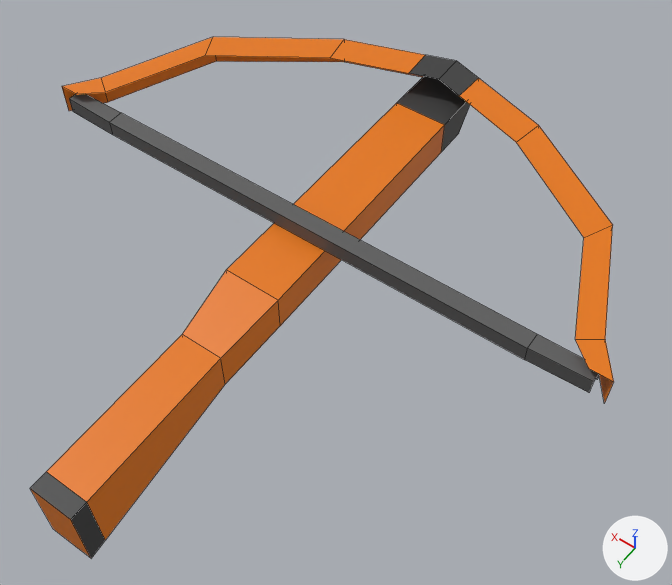
An edit to the OBJ model scenes/equipment/weapons/crossbow/crossbow.obj, drawn before and after from the same camera.
The view is the same before and after, from a 50 mm camera at (-0.229, 0.259, 0.407) aimed at (-0.029, -0.021, -0.033). Every picture has the same lights, and +X, +Y and +Z are marked at lower right. The first picture is the older version. Mesh edges are drawn as thin lines. Where no turn or scale is listed for an object, it has been applied to the vertices.

Names of what the first picture shows: 'crossbow'.
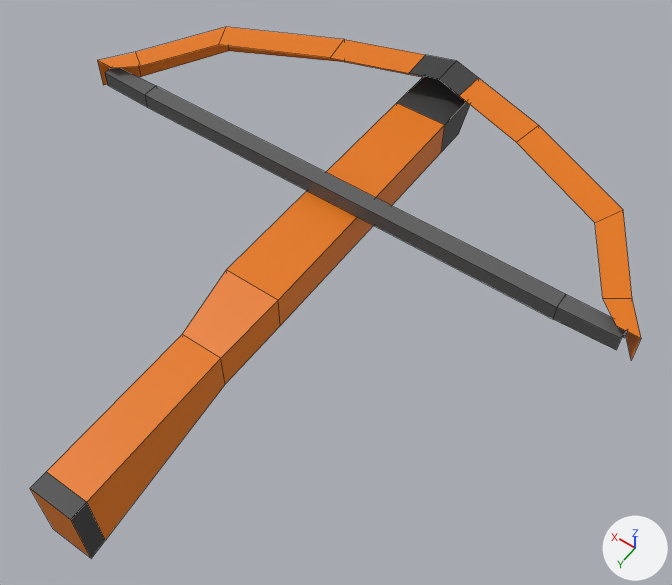
Where the change shows, as pixel boxes (x1, y1, x2, y2) in the pictures (672 x 585 px; the box of a moved part takes in the faces that stretch with it):
'crossbow', reshaped
    before: (30, 37, 614, 558)
    after: (30, 27, 641, 558)
part 1 of me_crossbow, moved or reshaped
    before: (69, 94, 600, 393)
    after: (105, 68, 627, 350)
part 2 of me_crossbow, moved or reshaped
    before: (516, 126, 614, 403)
    after: (516, 126, 641, 360)
part 3 of me_crossbow, moved or reshaped
    before: (62, 37, 344, 111)
    after: (97, 27, 344, 85)

What changed in the scene script:
```text
Change me_crossbow:
    where me_crossbow.from_pydata(...)  # 73 vertices, 46 faces; spans x -0.195..0.195, y -0.201..0.178, z -0.063..0.011
    used by ob_crossbow; location = (0.0, 0.0, 0.0)
    before: 0 (-0.182, -0.028, 0.011) at pixel (588, 368), 1 (-0.168, -0.04, 0.011) at pixel (575, 339), 2 (-0.14, -0.107, 0.011) at pixel (583, 237), 9 (-0.195, -0.028, 0.011) at pixel (613, 381), 10 (-0.195, -0.028, -0.01) at pixel (604, 403)
    before: 11 (-0.181, -0.05, 0.011) at pixel (605, 339), 12 (-0.181, -0.05, -0.01), 13 (-0.149, -0.125, 0.011) at pixel (612, 224), 14 (-0.149, -0.125, -0.01)
    before: 6 (0.14, -0.107, 0.011) at pixel (205, 55), 7 (0.167, -0.04, 0.011) at pixel (105, 92), 8 (0.181, -0.028, 0.011) at pixel (76, 94), 21 (0.149, -0.125, 0.011) at pixel (213, 36), 22 (0.149, -0.125, -0.01) at pixel (216, 61)
    before: 23 (0.18, -0.05, 0.011) at pixel (101, 77), 24 (0.18, -0.05, -0.01) at pixel (107, 102), 25 (0.195, -0.028, 0.011) at pixel (61, 86), 26 (0.195, -0.028, -0.01) at pixel (68, 111)
    me_crossbow part 1: the loose piece of 16 vertices spanning x -0.187..0.187, y -0.036..-0.025, z -0.005..0.006 is moved by (0.0, -0.033, 0.0)
    me_crossbow part 2
    add for i in [0, 1, *range(9, 13)]: me_crossbow.vertices[i].co += Vector((0.0, -0.033, 0.0))
    add for i in [2, 13, 14]: me_crossbow.vertices[i].co += Vector((0.0, -0.014, 0.0))
    me_crossbow part 3
    add for i in [7, 8, *range(23, 27)]: me_crossbow.vertices[i].co += Vector((0.0, -0.033, 0.0))
    add for i in [6, 21, 22]: me_crossbow.vertices[i].co += Vector((0.0, -0.014, 0.0))
```
